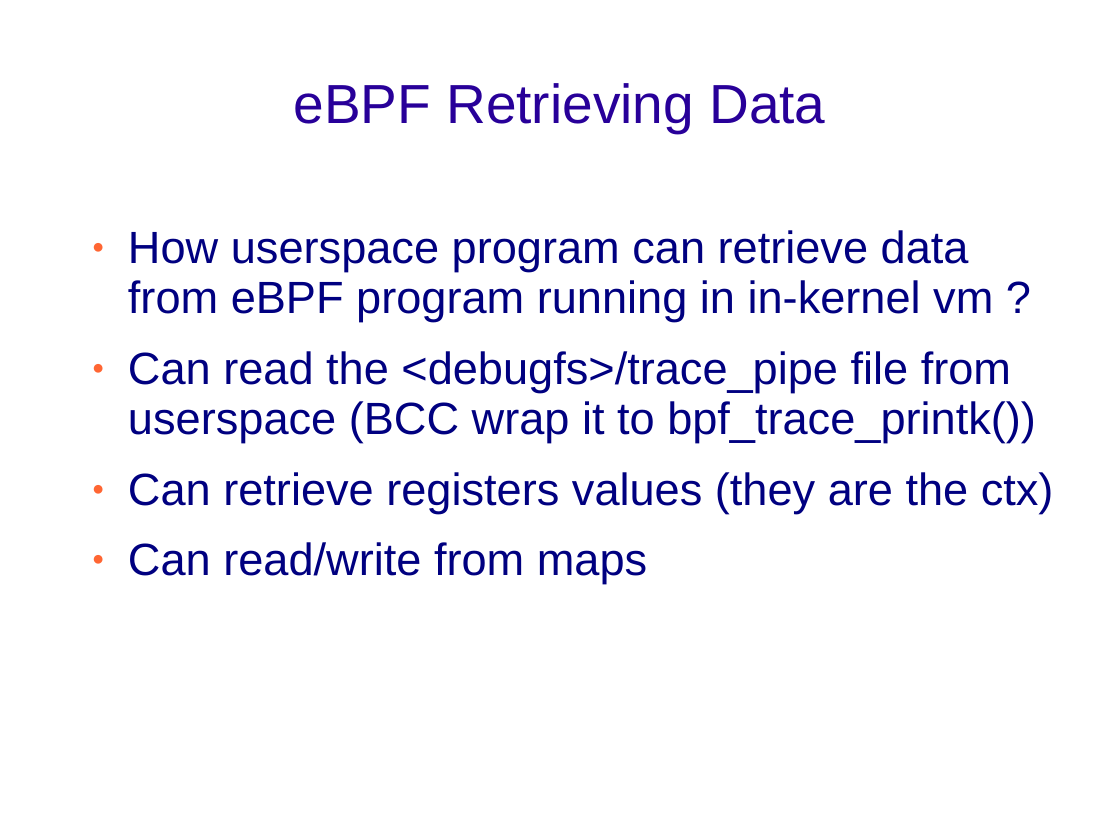
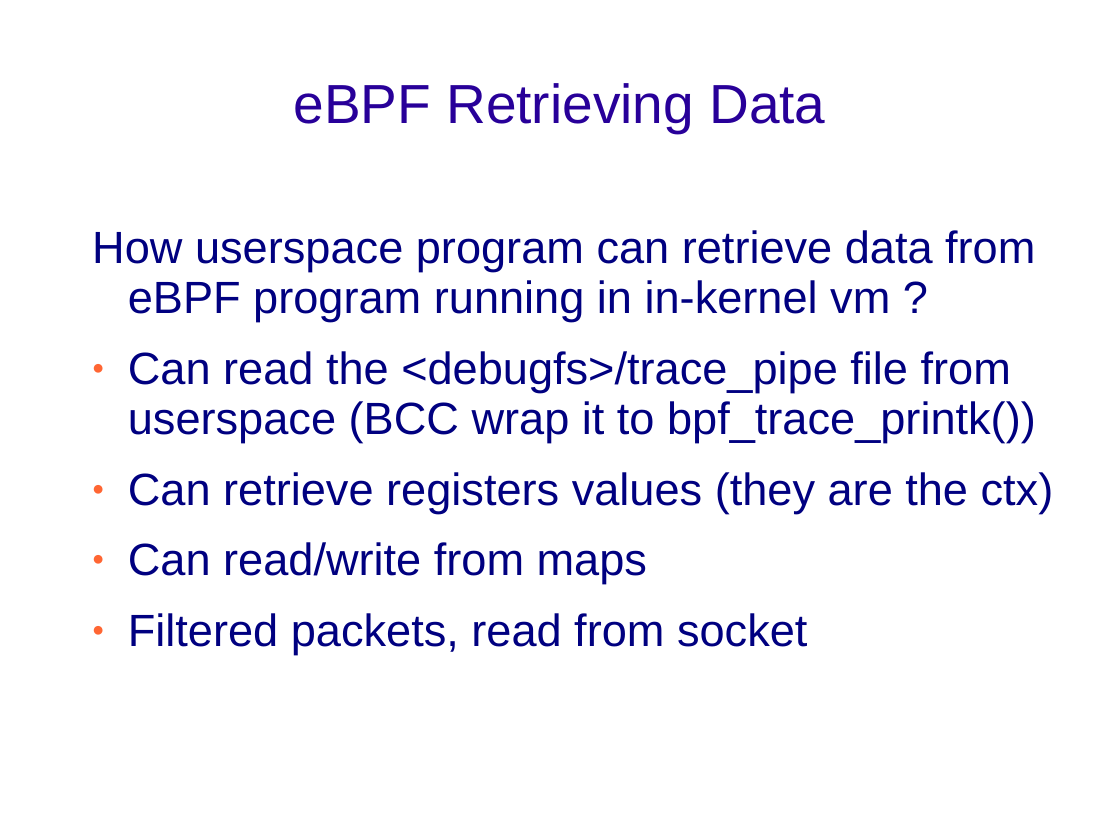
Before and after one commit to netgroup-polito/ebpf-test, a slide deck: slide 19 of eBPF - Short Presentation.ppt (slide 18 before the commit). Drawn at 1120x840 pixels with LibreOffice and Linux fonts; fonts in the diff are those of the drawing; background and template pictures are left out. Boxes give left, top, right and bottom in pixels: in the first picture for what was removed or moved away, otherwise in the second. Text is boxed around its words. In the diff, an @@ line names an element or a change of style, - is before the commit and + after.

Commit message:
v2 add support for long url splitted in N packets

```diff
--- a/eBPF - Short Presentation.ppt
+++ b/eBPF - Short Presentation.ppt
@@ text at bbox=[92, 230, 1054, 584]: bullet ● to none @@
@@ text at bbox=[128, 613, 807, 654]: paragraph added @@
+● Filtered packets, read from socket
```
Also in this commit, not shown: 8 other slides changed, 1 slide added, 5 other files.
